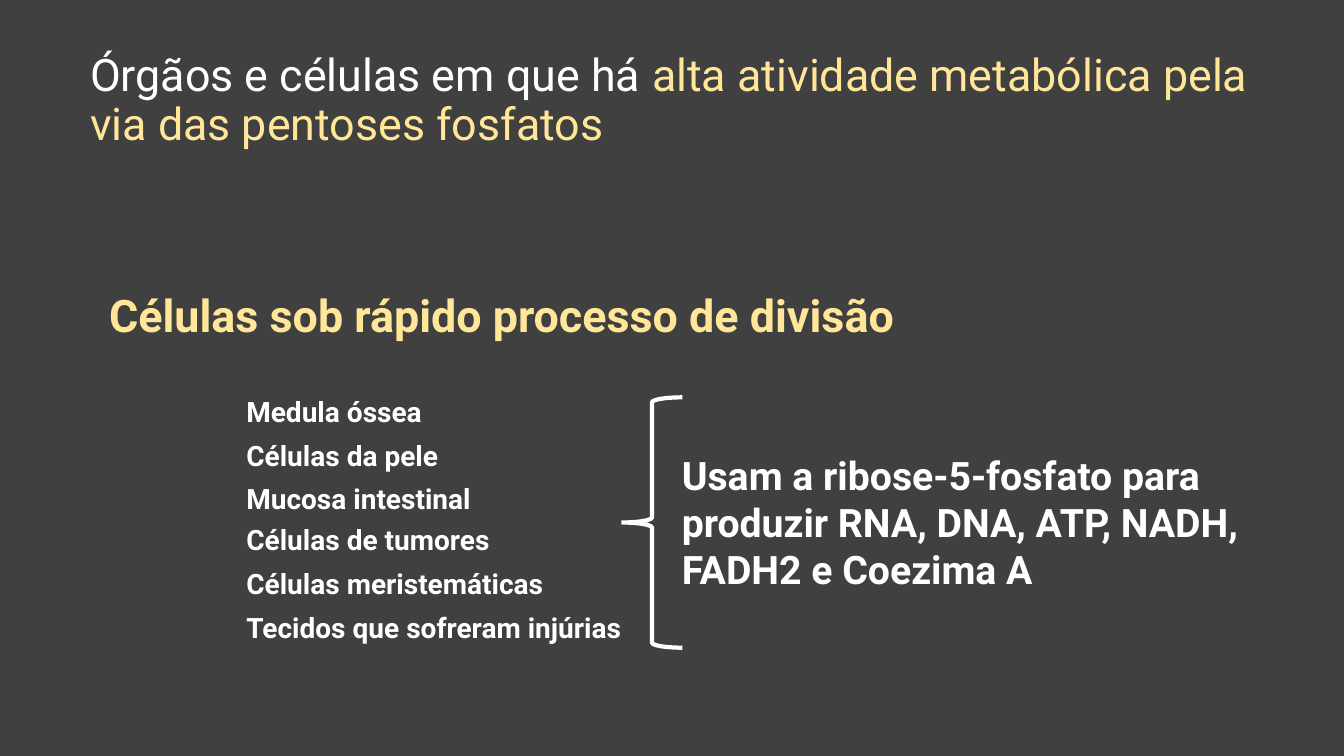
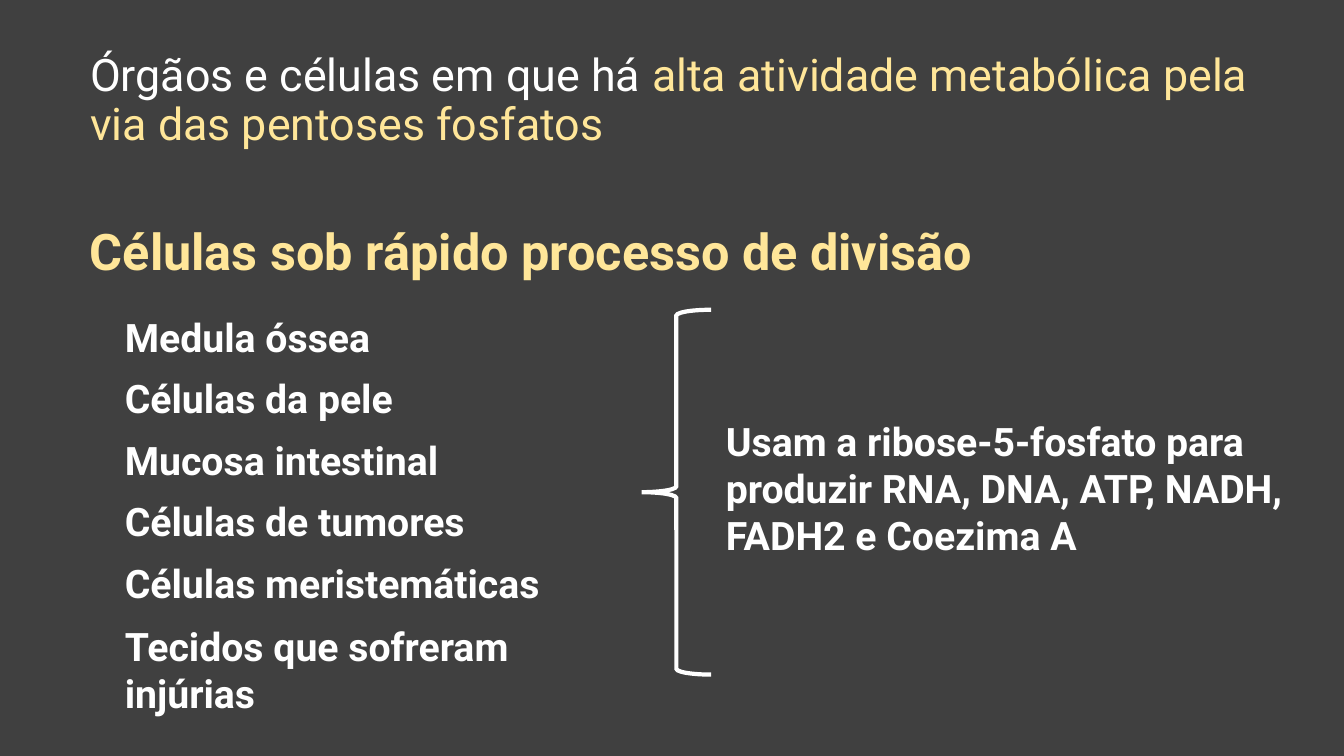
Before and after one commit to daniloasdotcom/Bioquimica-com-Danilo, a slide deck: slide 24 of static/aulas/via_das_pentoses.pptx (slide 26 before the commit). Drawn at 1344x756 pixels with LibreOffice and Linux fonts; fonts in the diff are those of the drawing. Boxes give left, top, right and bottom in pixels: in the first picture for what was removed or moved away, otherwise in the second. Text is boxed around its words. In the diff, an @@ line names an element or a change of style, - is before the commit and + after.

```diff
--- a/static/aulas/via_das_pentoses.pptx
+++ b/static/aulas/via_das_pentoses.pptx
@@ text "Células sob rápido processo de ..." moved from (x1=109, y1=298, x2=894, y2=341) to (x1=90, y1=232, x2=972, y2=281) @@
@@ text "Células sob rápido processo de ..." at (x1=90, y1=232, x2=972, y2=281): size 32 to 36 pt @@
@@ size 20 to 28 pt in 6 elements at (x1=125, y1=568, x2=539, y2=599), (x1=125, y1=631, x2=508, y2=717), (x1=125, y1=506, x2=464, y2=537), (x1=125, y1=445, x2=439, y2=476), (x1=125, y1=383, x2=393, y2=421), (x1=125, y1=322, x2=370, y2=353) @@
@@ text "Medula óssea" moved from (x1=246, y1=401, x2=422, y2=423) to (x1=125, y1=322, x2=370, y2=353) @@
@@ left brace resized from (x1=622, y1=397, x2=683, y2=647) to (x1=641, y1=310, x2=711, y2=675) @@
@@ text "Células da pele" moved from (x1=246, y1=445, x2=438, y2=472) to (x1=125, y1=383, x2=393, y2=421) @@
@@ text "Usam a ribose-5-fosfato para produzir ..." moved from (x1=682, y1=460, x2=1238, y2=585) to (x1=726, y1=426, x2=1282, y2=551) @@
@@ text "Mucosa intestinal" moved from (x1=246, y1=488, x2=470, y2=510) to (x1=125, y1=445, x2=439, y2=476) @@
@@ text "Células de tumores" moved from (x1=246, y1=529, x2=490, y2=551) to (x1=125, y1=506, x2=464, y2=537) @@
@@ text "Células meristemáticas" moved from (x1=246, y1=573, x2=543, y2=595) to (x1=125, y1=568, x2=539, y2=599) @@
@@ text "Tecidos que sofreram injúrias" moved from (x1=246, y1=616, x2=621, y2=644) to (x1=125, y1=631, x2=508, y2=717) @@
```
Also in this commit, not shown: 16 other slides changed, 1 slide added, 3 slides removed, 3 other files.
